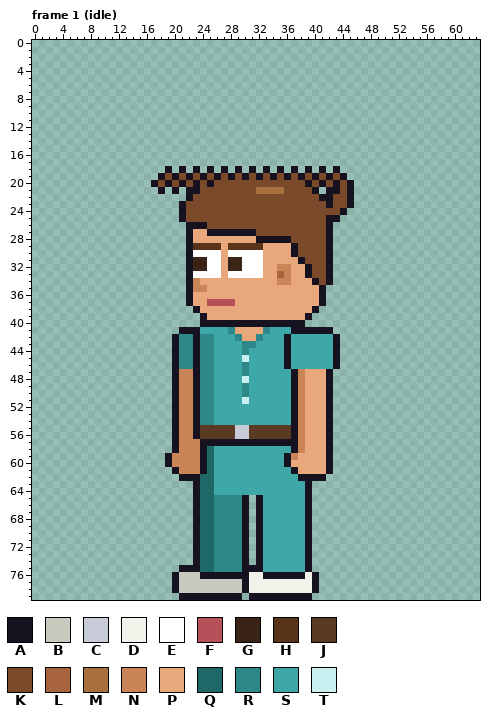
Two versions of one pixel-art file, sprites/clients/client_vettech_b_left_anim.aseprite. Above is the file before it was changed.
64x80 pixels, 135 frames. Colours within 5 levels of each other are drawn and written as one. Shown: frame 1 (idle). The commit also changed other frames, which this record leaves out.
Visible layers, top first: "Arm Top", "Hair", "Face", "Watch", "Near Arm", "Collar", "Belt", "Shirt", "Body", "Back Arm", "Pants", "Shoes".
Palette (. is transparent): A #17121f  B #c9c9c0  C #c8ccd8  D #f2f2ea  E #ffffff  F #b8505a  G #3a2418  H #5a3418  J #5a3a22  K #7a4a2a  L #a8643c  M #a8703c  N #c98458  P #e8a87c  Q #1e6868  R #2e8888  S #3ea8a8  T #c8f0f0
Pixels before, frame 1 (idle) (only the part around the change), first column x 10:
15 ............................................
16 ............................................
17 ............................................
18 .........A.A.A.A.A.A.A.A.A.A.A.A.A..........
19 ........AKAKAKAKAKAKAKAKAKAKAKAKAKA.........
20 .......AKAKAKAKAKKKKKKKKKKKKKAKAKAKA........
21 ........A.A.AAKKKKKKKKMMMMKKKKA.AAKA........
22 ............AKKKKKKKKKKKKKKKKKKAAKKA........
23 ...........AKKKKKKKKKKKKKKKKKKKKAKKA........
24 ...........AKKKKKKKKKKKKKKKKKKKKKKA.........
25 ...........AKKKKKKKKKKKKKKKKKKKKAA..........
26 ............AAAKKKKKKKKKKKKKKKKKA...........
27 ............APPAAAAAAAKKKKKKKKKKA...........
28 ............APPPPPPPPPAAAAAKKKKKA...........
29 ............AHHHHPHHHHHPPPPAKKKKA...........
After the commit:
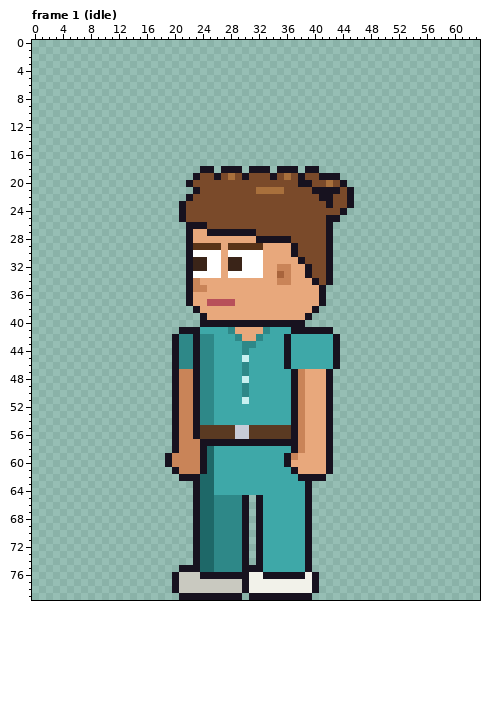
Change:
Frame 1 (idle), layer "Hair":
Colour A is added in row 18 at x 24, 28, 32, 36 and 40; in row 21 at x 41.
Colour A replaces colour K in row 19 at x 23, 41 and 43; in row 20 at x 22, 38 and 44.
Colour K replaces colour A in row 19 at x 24, 32 and 40; in row 20 at x 23, 25, 41 and 43.
Colour M replaces colour A in row 19 at x 28 and 36.
Colour M replaces colour K in row 20 at x 42.
The edit erases colour A in row 18 at x 19, 21, 23, 41 and 43; in row 19 at x 18, 20, 22 and 44; in row 20 at x 17, 19, 21 and 45; in row 21 at x 18, 20 and 22.
The edit erases colour K in row 19 at x 19 and 21; in row 20 at x 18 and 20.
Pixel boxes of the changes (left, top, right, bottom) in both pictures:
changed: (151, 166, 263, 194)
changed: (284, 166, 354, 194)
